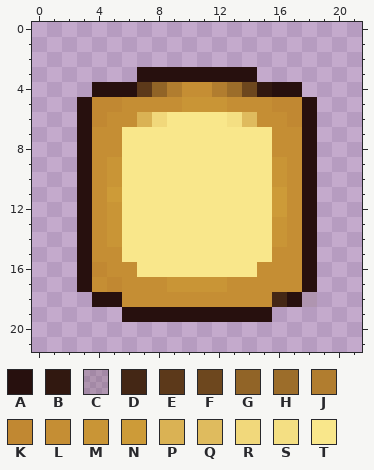
Two states of a pixel-art sprite, src/main/resources/joi/img/char/small_orb.png. The first picture shows the starting point.
The file is 22x22 pixels. Pixels under 10% opacity are left out. Colours within 5 levels of each other are drawn and written as one.
Palette (. is transparent): A #27100e  B #311810  C #351d1226  D #442715  E #5c391a  F #6d471e  G #916427  H #9c6d2a  J #b17d2f  K #c18832  L #c58e34  M #c99536  N #cd9b38  P #dab254  Q #dfbb5e  R #f1d87b  S #f4df83  T #f9e78b
Pixels before, first column x 3:
 3 ....AAAAAAAA....
 4 .AAAEGJLLJHFBAA.
 5 AKKLLLLMMMLLLKKA
 6 AKLLPRTTTTSQLLKA
 7 ALLTTTTTTTTTTLLA
 8 ALLTTTTTTTTTTLLA
 9 ALMTTTTTTTTTTMLA
10 ALMTTTTTTTTTTMLA
11 ALNTTTTTTTTTTNLA
12 ALMTTTTTTTTTTNLA
13 ALMTTTTTTTTTTMLA
14 ALMTTTTTTTTTTMLA
15 ALLTTTTTTTTTTLLA
16 AKLLTTTTTTTTLLLA
17 ALKLLLMMMMLLLLLA
18 .AALLLLLLLLLLDAC
19 ...AAAAAAAAAA...
Once edited:
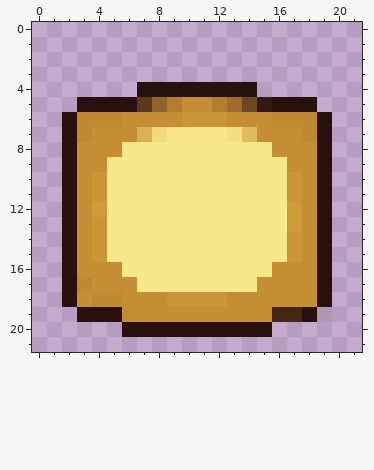
Diff:
Changed rows in their new state; - is an unchanged pixel.
first column x 2:
 3 -----........-----
 4 --...AAAAAAAA...--
 5 --AAAEGJLLJHFBAA--
 6 AK-K-LLLMMMLL-K-KA
 7 AK--LPR----SQL--KA
 8 AL--------------LA
 9 AL-T----------T-LA
10 ALMT----------TMLA
11 ALMT----------TMLA
12 ALNT----------TNLA
13 ALMT----------TNLA
14 ALMT----------TMLA
15 ALMT----------TMLA
16 ALL-T--------T--LA
17 AK-L-TTTTTTTT---LA
18 ALKK---MMMM---LLLA
19 -AAALLLLLLLLLLDDAC
20 ----AAAAAAAAAA----
Where, in picture pixels (left, top, right, bottom), the same in both pictures:
changed: (62, 67, 332, 337)
